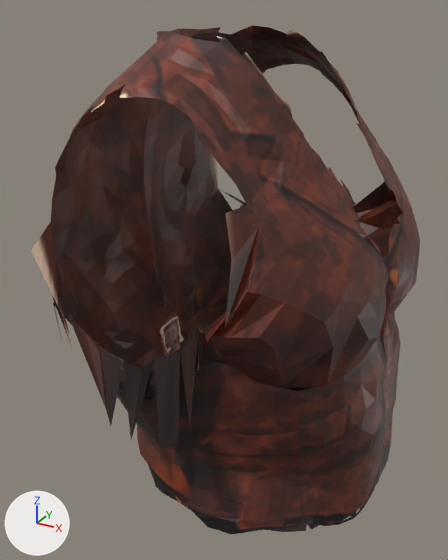
What one commit did to the glTF model assets/people/tripo/bold_cowboy_under_vest.glb.
Both versions are drawn from a camera (50 mm lens) standing at (0.138, -0.331, 0.866) and looking at (-0.037, -0.012, 0.707). Lighting does not change. The marker at lower left points along +X, +Y and +Z. The first picture is the older version. Vertices at exactly the same position are counted once.

In view in the first picture: 'vest'.
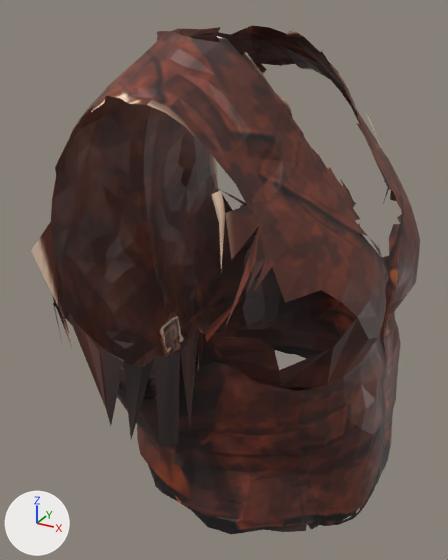
Boxes [x1, y1, x2, y2] around the edits, measured in the pictures (448 x 560 px):
part 1 of me_vest, cut back: before [262, 64, 402, 257]; after [296, 64, 381, 148]
part 2 of me_vest, cut back: before [86, 226, 357, 425]; after [86, 85, 225, 425]

What changed in the scene script:
```text
Change me_vest:
    used by ob_vest; location = (0.0, 0.0, 0.0)
    remove me_vest.from_pydata(...)  # 2355 vertices, 4373 faces; spans x -0.116..0.074, y -0.125..0.127, z 0.575..0.856
    add me_vest.from_pydata(...)  # 2361 vertices, 4337 faces; spans x -0.116..0.074, y -0.125..0.127, z 0.575..0.856
    me_vest part 1
    6 vertices are removed from x -0.01..0.048, y 0.092..0.121, z 0.714..0.819
    28 faces are deleted
    7 vertices are added at x -0.036..0.027, y 0.095..0.118, z 0.758..0.827
    9 new faces join them
    me_vest part 2
    3 vertices are removed from x 0.033..0.056, y -0.106..-0.085, z 0.732..0.751
    47 faces are deleted
    2 vertices move within x -0.063, y -0.105, z 0.697
    8 vertices are added at x -0.039..0.022, y -0.122..-0.095, z 0.765..0.826
    30 new faces join them
    other edits to the shape of me_vest do not show in these pictures
```
